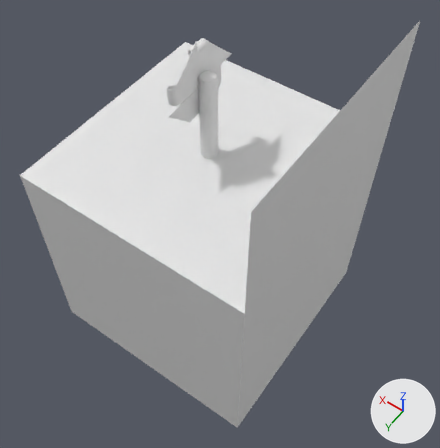
An edit to the Blender file Data/Shaina/Blender/Decoration/SmallOutsideDecor.blend, drawn before and after from the same camera.
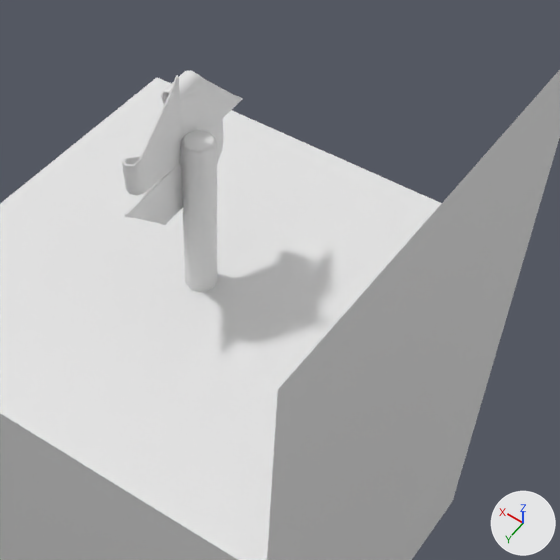
There are two pictures of each version: one whole from a 50 mm camera at (-1.98, 2.63, 3.33) aimed at (-0.17, 0.1, -0.64), one close up on the part from 23% to 92% of the width and 0% to 68% of the height. Every picture has the same lights, and +X, +Y and +Z are marked at lower right.

The first close-up shows 'Cube', 'Stick', 'Wheel'.
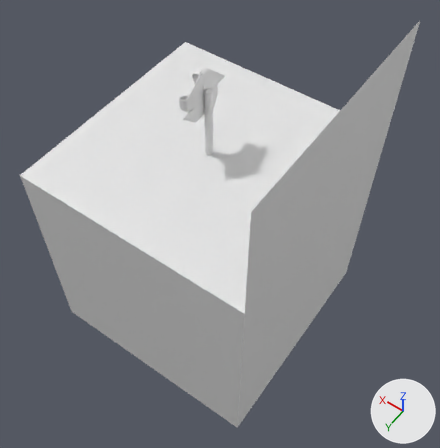
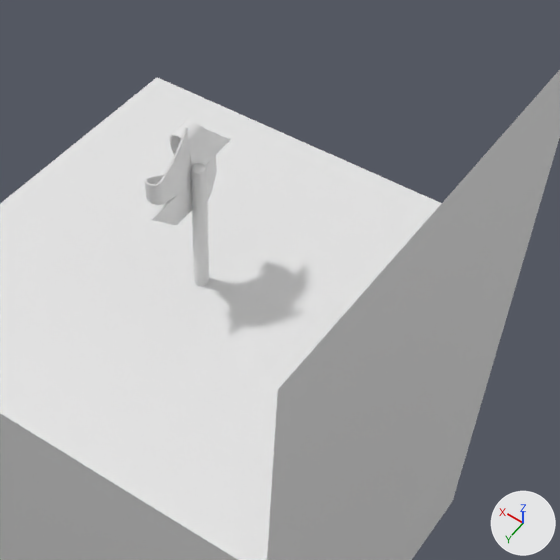
Where the newer file only moved an object's origin or applied its transform, the numbers keep the older frame.

Patch to the scene script:
```diff
--- a/Data/Shaina/Blender/Decoration/SmallOutsideDecor.blend.py
+++ b/Data/Shaina/Blender/Decoration/SmallOutsideDecor.blend.py
@@ me_cylinder_003 @@
 me_cylinder_003.from_pydata(...)  # 25 vertices, 24 faces; spans x -0.048..0.048, y -0.048..0.048, z 0.0..0.725
 # used by ob_stick; parent = ob_pinwheel; location = (0.0, 0.0, 0.0); scale = (1.4, 1.4, 1.0)
+# me_cylinder_003 part 1: the whole mesh is scaled about the mesh origin by (0.46, 0.46, 0.823)
@@ me_cylinder_004 @@
 # used by ob_wheel; parent = ob_pinwheel; location = (0.0792, 0.0, 0.625); rotation_euler = (-0.0628, 0.0, 0.0), in degrees (-3.6, 0, 0)
-me_cylinder_004.from_pydata(...)  # 353 vertices, 369 faces; spans x -0.032..0.072, y -0.367..0.367, z -0.367..0.367
+me_cylinder_004.from_pydata(...)  # 449 vertices, 465 faces; spans x -0.025..0.073, y -0.252..0.252, z -0.252..0.252
+# me_cylinder_004 part 2: the loose piece of 78 vertices spanning x -0.022..0.072, y -0.367..0.006, z -0.002..0.276 is rebuilt with 102 vertices and now spans x -0.025..0.073, y -0.252..0.004, z -0.001..0.19
+# me_cylinder_004 part 3: the loose piece of 78 vertices spanning x -0.022..0.072, y -0.276..0.002, z -0.367..0.006 is rebuilt with 102 vertices and now spans x -0.025..0.073, y -0.19..0.001, z -0.252..0.004
+# me_cylinder_004 part 4: the loose piece of 78 vertices spanning x -0.022..0.072, y -0.006..0.367, z -0.276..0.002 is rebuilt with 102 vertices and now spans x -0.025..0.073, y -0.004..0.252, z -0.19..0.001
+# me_cylinder_004 part 5: the loose piece of 78 vertices spanning x -0.022..0.072, y -0.002..0.276, z -0.006..0.367 is rebuilt with 102 vertices and now spans x -0.025..0.073, y -0.001..0.19, z -0.004..0.252
@@ ob_wheel @@
 ob_wheel.parent = ob_pinwheel
-ob_wheel.location = (0.0792, 0.0, 0.625)
+ob_wheel.location = (0.0533, 0.0, 0.526)
 ob_wheel.rotation_euler = (-0.0628, 0.0, 0.0)  # degrees (-3.6, 0, 0)
```

Pixel boxes [x1, y1, x2, y2] of what changed, in the close-ups (560 x 560 px):
'Wheel', reshaped, moved (28% narrower, 32% shorter): before [122, 70, 242, 225]; after [145, 120, 231, 225]
'Stick', mesh rescaled (50% narrower, 24% shorter): before [180, 130, 217, 292]; after [191, 163, 209, 286]
part 2 of me_cylinder_004, rebuilt (24% narrower, 26% shorter): before [161, 70, 242, 137]; after [170, 120, 231, 169]
part 3 of me_cylinder_004, rebuilt: before [209, 119, 224, 163]; after [205, 155, 217, 200]
part 4 of me_cylinder_004, rebuilt (30% narrower, 29% shorter): before [124, 164, 183, 225]; after [151, 182, 192, 225]
part 5 of me_cylinder_004, rebuilt (24% narrower, 35% shorter): before [122, 75, 183, 195]; after [145, 127, 191, 205]
